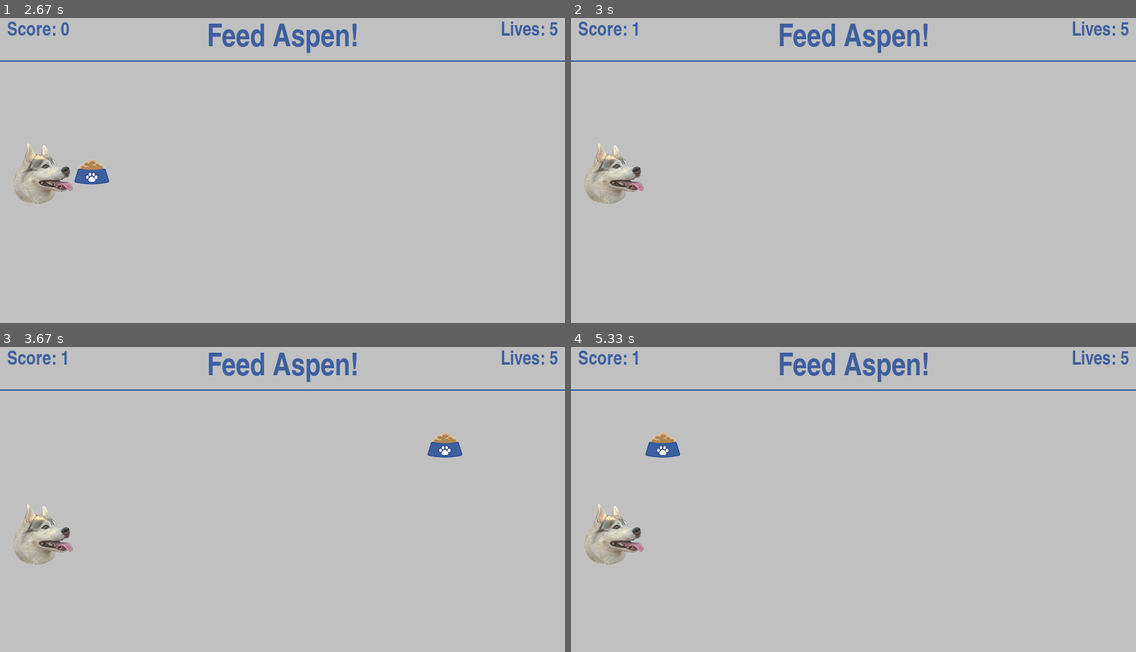
Above: before the commit, frames 1-4 (two rows, left to right).
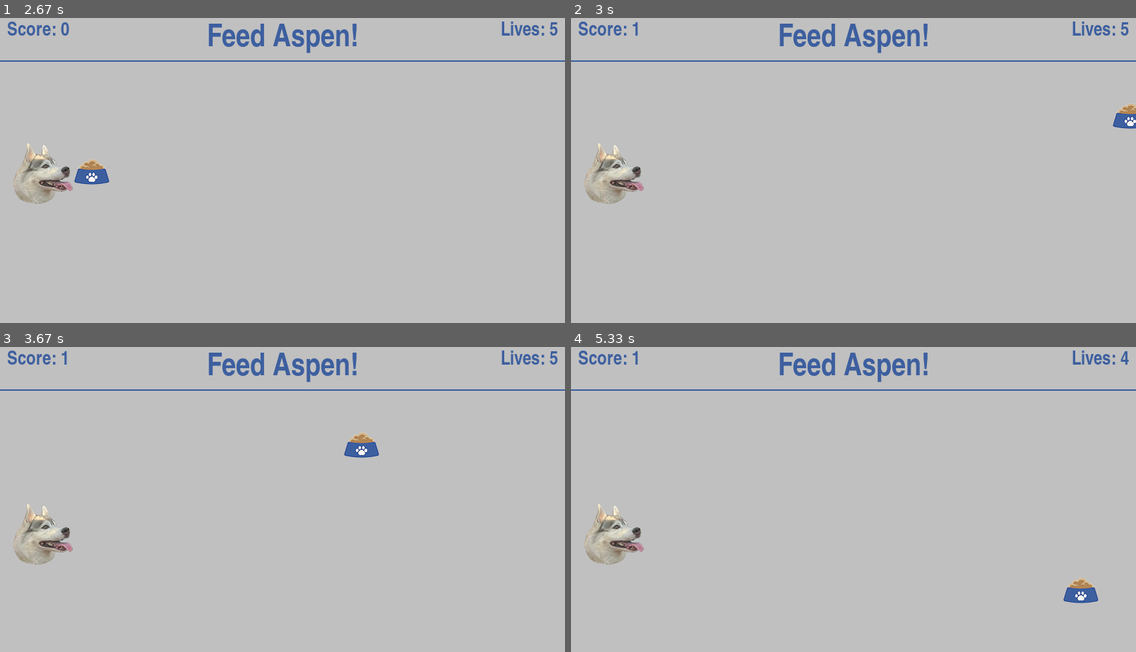
Above: after the commit, the same moments.

Repository: flatplanet/PyGame-Youtube-Tutorial
Game: pygame game, started from aspen.py
Same seed, same stepped clock (60 frames per second), same inputs: the game is played once before the commit and once after it.
Inputs:
- Up to frame 1 (2.67 s): hold Up 0.33-0.8 s; hold Down 0.83-1.13 s; hold Up 1.17-1.53 s; hold Down 1.57-1.93 s; hold Up 1.97-2.27 s; hold Down 2.3-2.6 s
- Up to frame 2 (3 s): no input
- Up to frame 3 (3.67 s): hold Down 3.03-3.4 s; hold Up from 3.43 s (still down)
- Up to frame 4 (5.33 s): release Up at 3.73 s; hold Down 3.77-4.07 s; hold Up 4.1-4.47 s; hold Down 4.5-4.87 s; hold Up 4.9-5.2 s; hold Down from 5.23 s (still down)

Frame 1 is identical in both runs. In frame 2, 0.3% of the frame differs, in the area x 95-100%, y 28-37%; in frame 3, 0.7%; in frame 4, 0.8%, in the area x 13-99%, y 1-85%.

Commit message:
Feed Aspen Part 2

Diff:
--- a/aspen.py
+++ b/aspen.py
@@ -12,6 +12,7 @@
 # Create Variables to keep track of score and lives
 score = 0
 lives = 5
+speed = 5
 
 dt = 0
 player_pos = pygame.Vector2(screen.get_width() / 2, screen.get_height() / 2)
@@ -22,24 +23,30 @@
 score_font = pygame.font.SysFont('impact', 25)
 lives_font = pygame.font.SysFont('impact', 25)
 game_over_font = pygame.font.SysFont('impact', 75)
+restart_game_font = pygame.font.SysFont('impact', 40)
 
 # Render the text (as surface) Text, boolean for antialiasing, text color, bg color
 title_text = title_font.render("Feed Aspen!", True, "#3d5f9f", "silver")
 score_text = score_font.render(f"Score: {score}", True, "#3d5f9f", "silver")
 lives_text = lives_font.render(f"Lives: {lives}", True, "#3d5f9f", "silver")
 game_over_text = game_over_font.render("Game Over", True, "#3d5f9f", "silver")
+restart_game_text = restart_game_font.render("Press 'p' To Play Again...", True, "#3d5f9f", "silver")
 
 # Get Text Rect
 title_text_rect = title_text.get_rect()
 score_text_rect = score_text.get_rect()
 lives_text_rect = lives_text.get_rect()
 game_over_text_rect = game_over_text.get_rect()
+restart_game_text_rect = restart_game_text.get_rect()
+
 
 # Position the text
 title_text_rect.center = (WINDOW_WIDTH/2, 30)
 score_text_rect.topleft = (10,5)
 lives_text_rect.topleft = ((WINDOW_WIDTH - lives_text.get_width() - 10), 5)
 game_over_text_rect.center = (WINDOW_WIDTH/2, WINDOW_HEIGHT/2)
+restart_game_text_rect.center = (WINDOW_WIDTH/2, WINDOW_HEIGHT/2 + 90)
+
 
 # load our images
 aspen = pygame.image.load('images/aspen2.png')
@@ -77,9 +84,22 @@
 	if lives == 0:
 		# Game over text
 		screen.blit(game_over_text, game_over_text_rect)
+		screen.blit(restart_game_text, restart_game_text_rect)
 		# Stop The Food From Moving again
 		food_rect.x = 0
 		food_rect.y = 10000
+
+		# Check for p
+		keys = pygame.key.get_pressed()
+		if keys[pygame.K_p]:
+			# Update game start variables
+			score = 0
+			lives = 6
+			speed = 5
+
+			# re-render the score and lives
+			score_text = score_font.render(f"Score: {score}", True, "#3d5f9f", "silver")
+			lives_text = lives_font.render(f"Lives: {lives}", True, "#3d5f9f", "silver")
 
 
 	# Blit images onto screen
@@ -110,13 +130,15 @@
 		food_rect.y = random.randint(65, (WINDOW_HEIGHT - food.get_height()))
 	else:
 		# Move The food to the left
-		food_rect.x -= 5
+		food_rect.x -= speed
 
 
 	# Check for collisions
 	if aspen_rect.colliderect(food_rect):
 		# Increase the score
 		score += 1
+		speed += 2
+
 		# Update Score Text
 		score_text = score_font.render(f"Score: {score}", True, "#3d5f9f", "silver")
 		food_rect.x = WINDOW_WIDTH + 100
